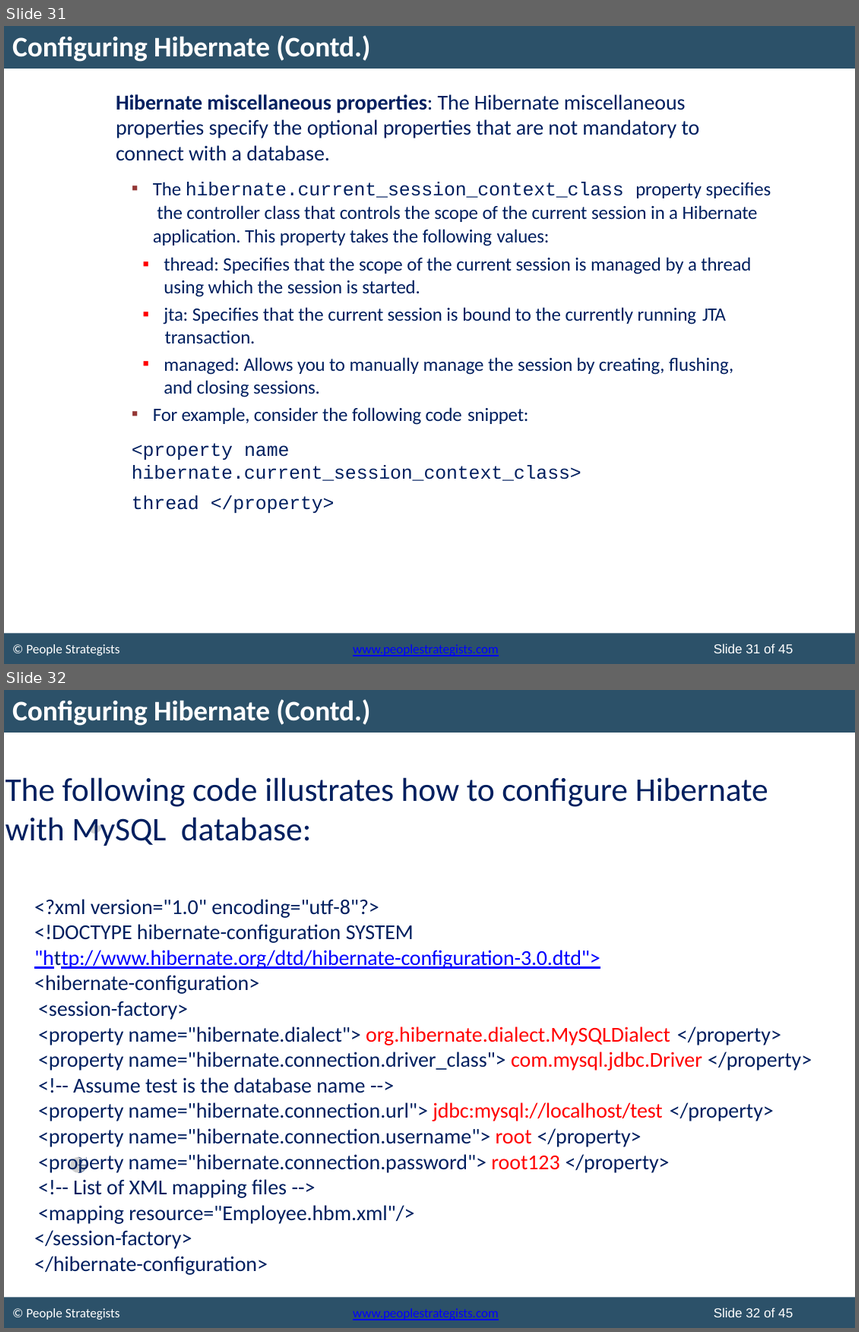
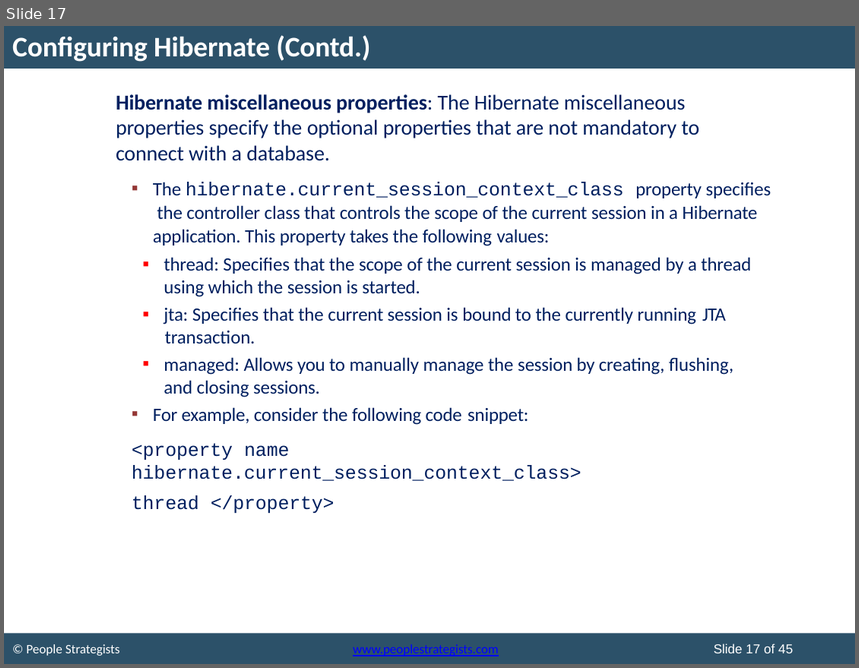
Before and after one commit to MohitKhevlani278/Java, a slide deck: ExamPaperAnswer/ClgPdf/hibernateday1.pptx. Shown one above the other, each under a label of ours: slides 31 and 32 before the commit, slide 17 after it. The pictures are 859x1332 and 859x668 pixels, drawn with LibreOffice and Linux fonts; fonts in the diff are those of the drawing; background and template pictures are left out. Boxes give left, top, right and bottom in pixels: in the first picture for what was removed or moved away, otherwise in the second. Text is boxed around its words. In the diff, an @@ line names an element or a change of style, - is before the commit and + after.

```diff
--- a/ExamPaperAnswer/ClgPdf/hibernateday1.pptx
+++ b/ExamPaperAnswer/ClgPdf/hibernateday1.pptx
@@ slide 32 removed at <box>4,690,855,1328</box>, background #FFFFFF; not listed: 2 template elements that a slide beside it also shows @@
@@ title removed at <box>12,699,370,726</box> @@
-Configuring Hibernate (Contd.)
@@ text removed at <box>6,777,812,1275</box> @@
-The following code illustrates how to configure Hibernate with MySQL database:
-<?xml version="1.0" encoding="utf-8"?>
-<!DOCTYPE hibernate-configuration SYSTEM
-"http://www.hibernate.org/dtd/hibernate-configuration-3.0.dtd">
-<hibernate-configuration>
-<session-factory>
-<property name="hibernate.dialect"> org.hibernate.dialect.MySQLDialect </property>
-<property name="hibernate.connection.driver_class"> com.mysql.jdbc.Driver </property>
-<!-- Assume test is the database name -->
-<property name="hibernate.connection.url"> jdbc:mysql://localhost/test </property>
-<property name="hibernate.connection.username"> root </property>
-<property name="hibernate.connection.password"> root123 </property>
-<!-- List of XML mapping files -->
-<mapping resource="Employee.hbm.xml"/>
-</session-factory>
-</hibernate-configuration>
@@ freeform shape removed at <box>70,825,102,1173</box> @@
@@ freeform shape removed at <box>78,1157,86,1165</box> @@
@@ freeform shape removed at <box>78,1157,86,1173</box> @@
@@ text removed at <box>26,1309,120,1320</box> @@
-© People Strategists
@@ text removed at <box>353,1309,498,1321</box> @@
-www.peoplestrategists.com
@@ text removed at <box>714,1308,793,1318</box> @@
-Slide 32 of 45
@@ what was slide 31 is now slide 17 @@
@@ text at <box>714,644,793,654</box>: text changed @@
-Slide 31 of 45
+Slide 17 of 45
```
Also in this commit, not shown: 1 slide changed, 23 other slides removed, 7 other files.
